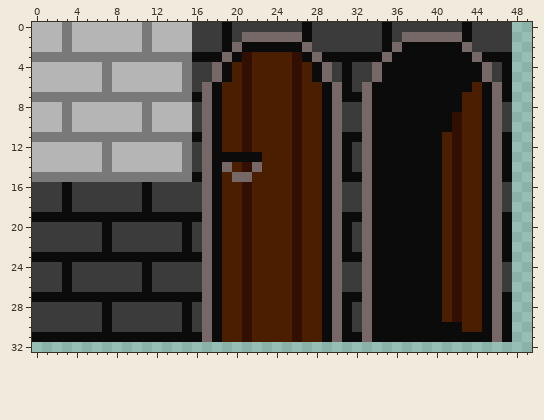
Pixel-art sprite: res/textures/blocks.png. That is the earlier state.
The file is 64x64 pixels. Shown: x 0..49, y 0..32.
After:
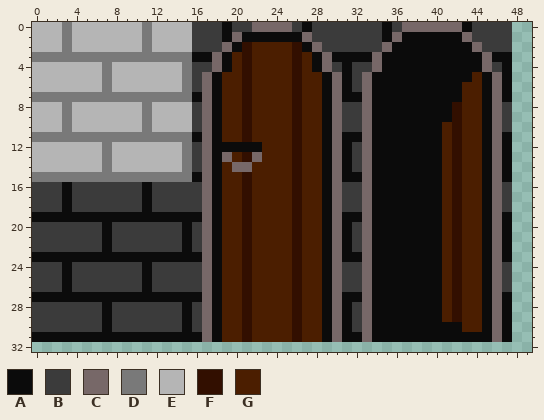
Palette (. is transparent): A #0b0b0b  B #3b3b3b  C #776868  D #797979  E #b5b5b5  F #320f00  G #4b1e00
The edit:
Colour A replaces colour C in row 1 at x 21 to 26 and 37 to 42; in row 2 at x 20, 27, 36 and 43; in row 3 at x 19, 28, 35 and 44; in row 5 at x 18, 29, 34 and 45.
Colour A replaces colour F in row 12 at x 21.
Colour A replaces colour G in row 12 at x 19 to 20 and 22.
Colour C replaces colour A in row 1 at x 27 and 43; in row 2 at x 19 and 35; in row 3 at x 18, 29, 34 and 45; in row 13 at x 19 and 22.
Colour C replaces colour B in row 0 at x 22 to 25 and 37 to 42; in row 1 at x 20 and 36; in row 2 at x 28 and 44; in row 5 at x 17, 30, 33 and 46.
Colour C replaces colour F in row 14 at x 21.
Colour C replaces colour G in row 14 at x 20.
Colour F replaces colour A in row 2 at x 21 and 26; in row 8 at x 42; in row 13 at x 21.
Colour F replaces colour C in row 15 at x 21.
Colour G replaces colour A in row 2 at x 22 to 25; in row 3 at x 20 and 27; in row 5 at x 19, 28 and 44; in row 6 at x 43; in row 10 at x 41; in row 13 at x 20.
Colour G replaces colour C in row 14 at x 19 and 22; in row 15 at x 20.
Pixel boxes of the changes (left, top, right, bottom) in both pictures:
changed: (202, 22, 502, 132)
changed: (222, 142, 262, 182)
